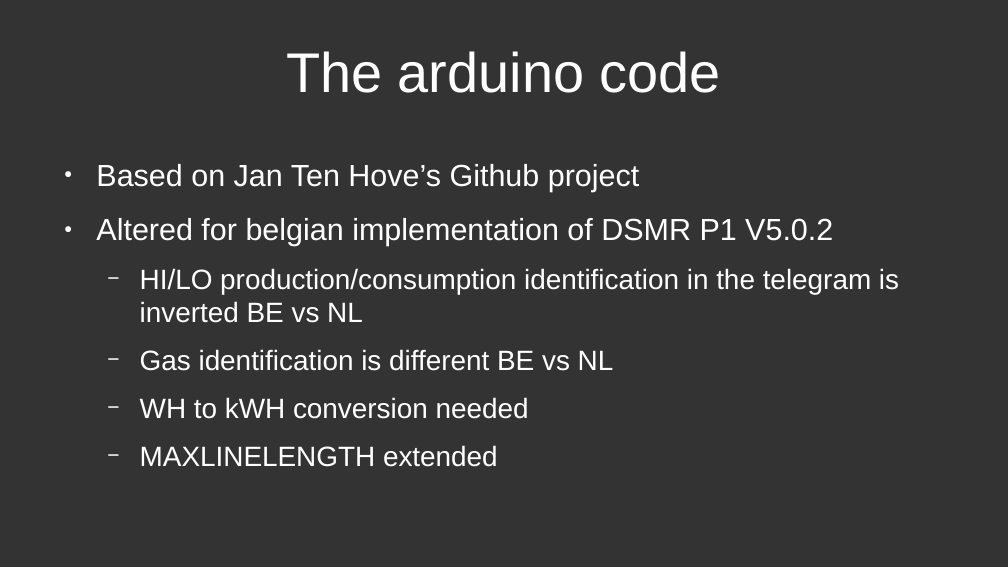
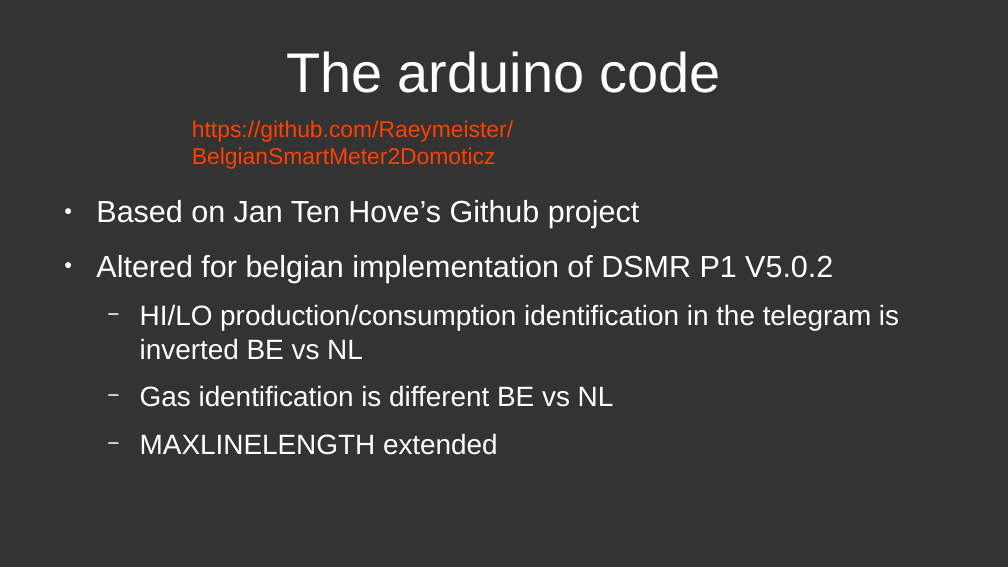
Before and after one commit to Raeymeister/BelgianSmartMeter2Domoticz, a slide deck: slide 13 of BelgianSmartMeter2DomoticzOverview.odp. Drawn at 1008x567 pixels with LibreOffice and Linux fonts; fonts in the diff are those of the drawing. Boxes give left, top, right and bottom in pixels: in the first picture for what was removed or moved away, otherwise in the second. Text is boxed around its words. In the diff, an @@ line names an element or a change of style, - is before the commit and + after.

```diff
--- a/BelgianSmartMeter2DomoticzOverview.odp
+++ b/BelgianSmartMeter2DomoticzOverview.odp
@@ text added at bbox=[192, 120, 513, 169], 18 pt, text #FF4000 @@
+https://github.com/Raeymeister/BelgianSmartMeter2Domoticz
@@ text "Based on Jan Ten Hove’s ...": place and size @@
-text "Based on Jan Ten Hove’s ..." at bbox=[96, 164, 899, 467]
+text "Based on Jan Ten Hove’s ..." at bbox=[96, 200, 899, 455]
@@ text at bbox=[140, 397, 529, 419]: paragraph removed @@
-  − WH to kWH conversion needed
```
Also in this commit, not shown: 3 other slides changed, 1 slide added, 1 other file.
